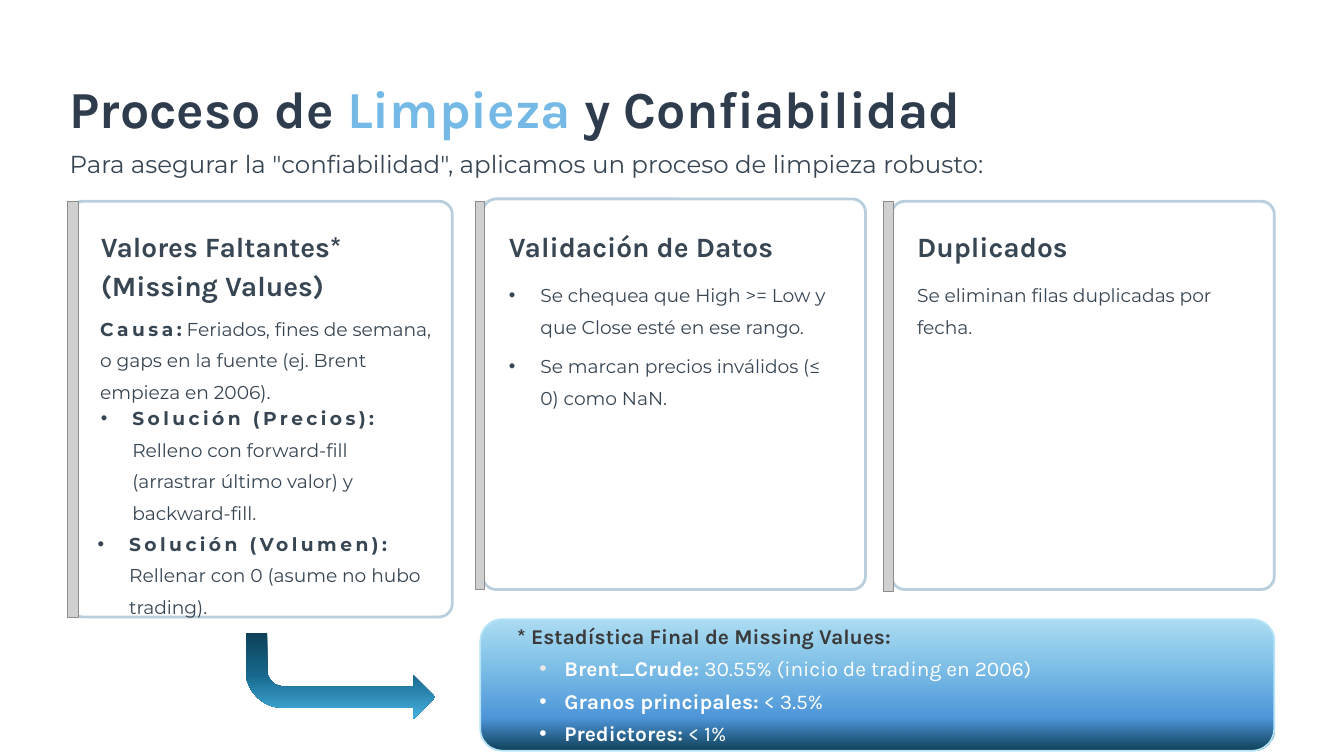
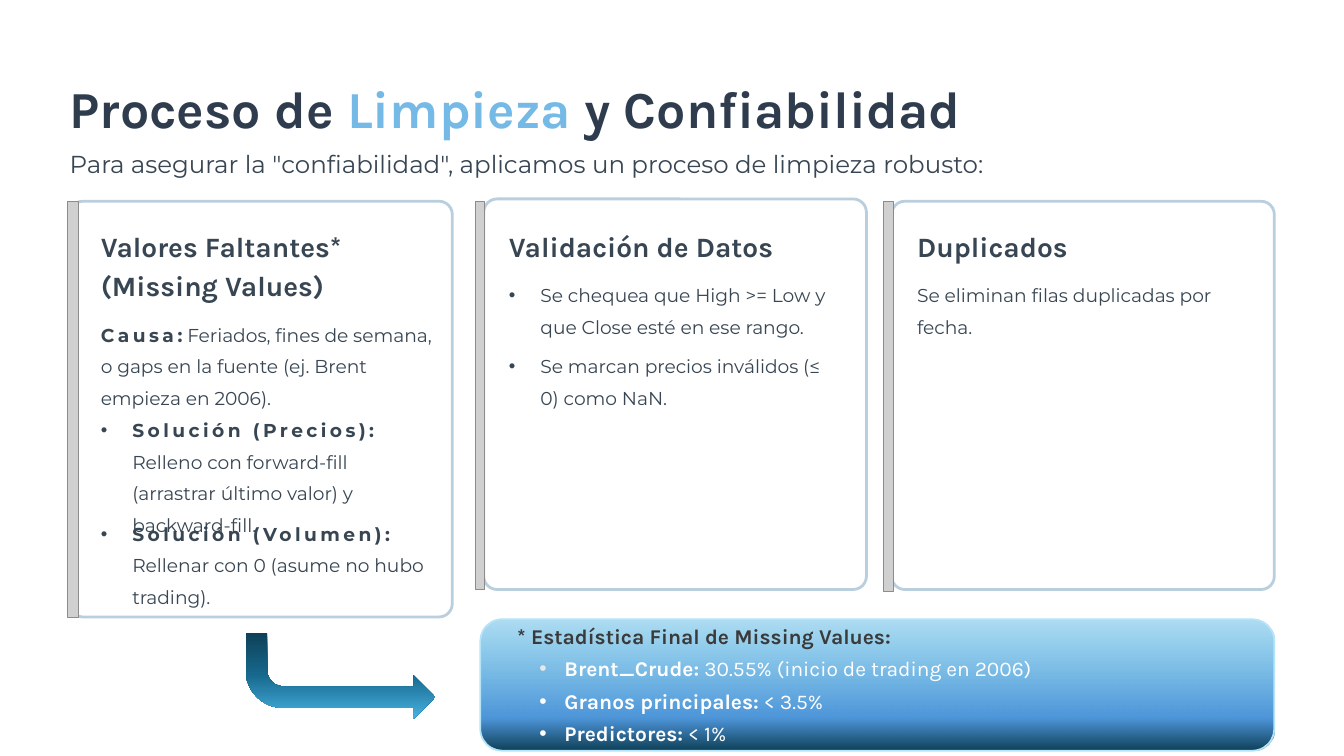
Before and after one commit to paulaleylen/BigDataUBA-Grupo10, a slide deck: slide 5 of TPFinal/Base-de-Datos-de-Commodities-para-Analisis-Predictivo.pptx (slide 6 before the commit). Drawn at 1344x756 pixels with LibreOffice and Linux fonts; fonts in the diff are those of the drawing; grey boxes stand for pictures. Boxes give left, top, right and bottom in pixels: in the first picture for what was removed or moved away, otherwise in the second. Text is boxed around its words. In the diff, an @@ line names an element or a change of style, - is before the commit and + after.

```diff
--- a/TPFinal/Base-de-Datos-de-Commodities-para-Analisis-Predictivo.pptx
+++ b/TPFinal/Base-de-Datos-de-Commodities-para-Analisis-Predictivo.pptx
@@ text "Causa: Feriados, fines de semana, ...": place and size @@
-text "Causa: Feriados, fines de semana, ..." at <box>100,322,432,403</box>
+text "Causa: Feriados, fines de semana, ..." at <box>101,328,432,409</box>
@@ text "Solución (Precios): Relleno con forward-fill ..." rewrapped from <box>132,410,374,520</box> to <box>132,422,374,538</box> @@
@@ text "Solución (Volumen): Rellenar con 0 ...": place and size @@
-text "Solución (Volumen): Rellenar con 0 ..." at <box>129,568,420,618</box>
+text "Solución (Volumen): Rellenar con 0 ..." at <box>132,558,423,608</box>
```
Also in this commit, not shown: 1 slide removed.
